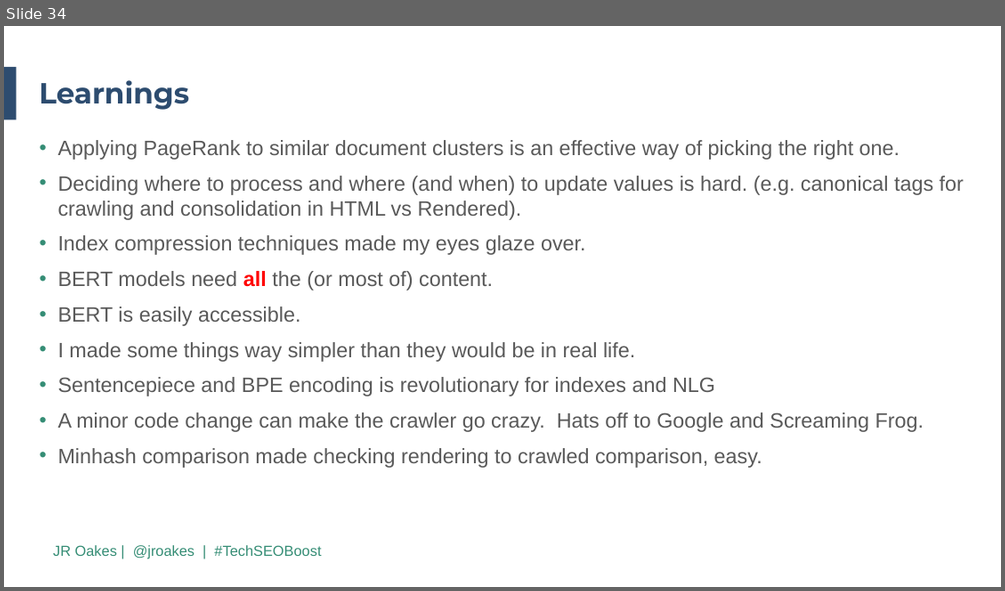
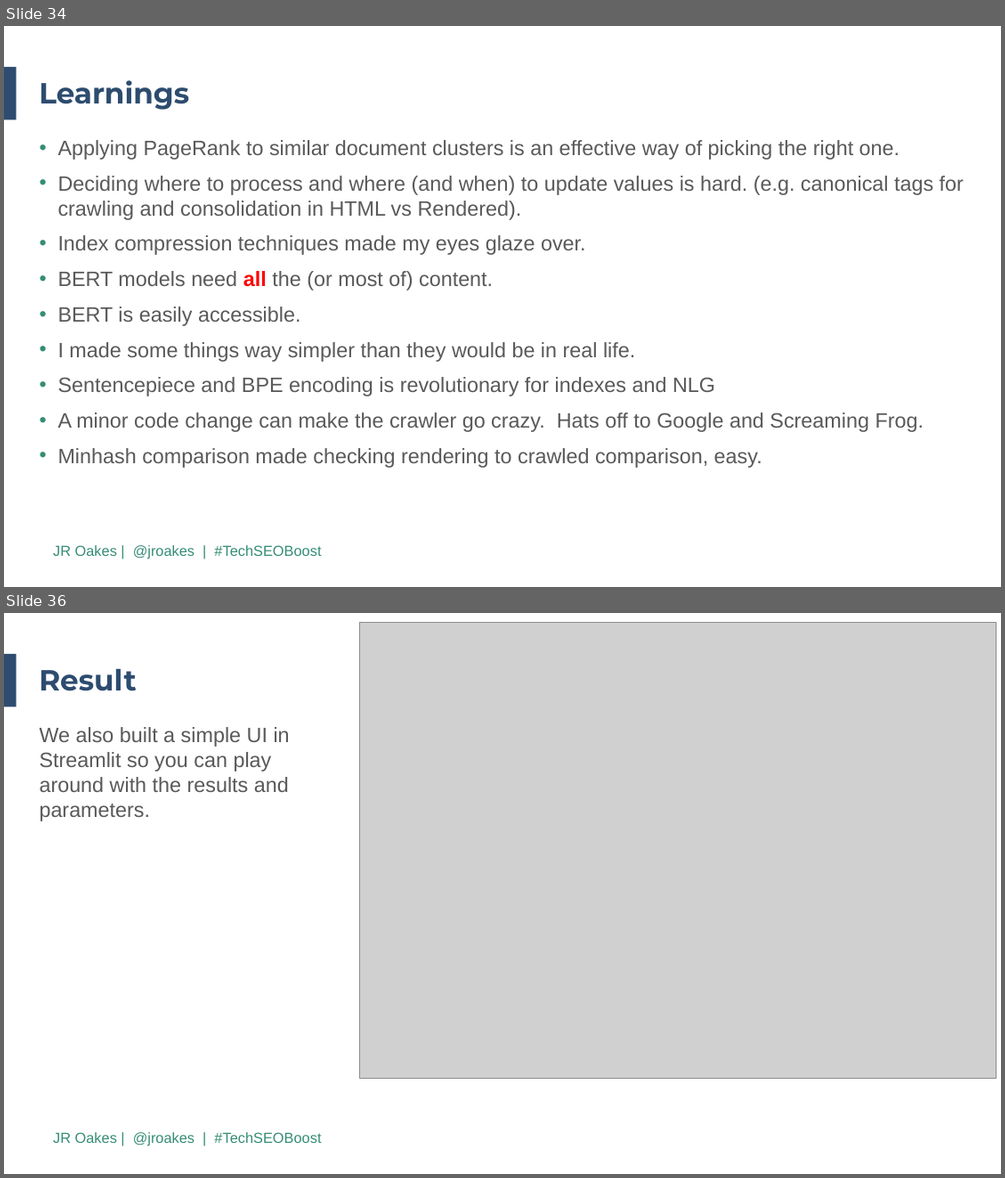
Before and after one commit to jroakes/tech-seo-crawler, a slide deck: etc/2019 TechSEO Boost PPT Template.revJR.pptx. Shown one above the other, each under a label of ours: slide 34 before the commit, slides 34 and 36 after it; the slides between them are not shown. The pictures are 1005x591 and 1005x1178 pixels, drawn with LibreOffice and Linux fonts; fonts in the diff are those of the drawing; grey boxes stand for pictures; background and template pictures are left out. Boxes give left, top, right and bottom in pixels: in the first picture for what was removed or moved away, otherwise in the second. Text is boxed around its words. In the diff, an @@ line names an element or a change of style, - is before the commit and + after.

```diff
--- a/etc/2019 TechSEO Boost PPT Template.revJR.pptx
+++ b/etc/2019 TechSEO Boost PPT Template.revJR.pptx
@@ slide 36 added at bbox=[4, 613, 1001, 1174], background #FFFFFF; not listed: 2 template elements that a slide beside it also shows @@
@@ picture added at bbox=[360, 623, 996, 1078] @@
@@ title added at bbox=[39, 668, 137, 691], 28 pt, text #2D4C6F, bold @@
+Result
@@ text added at bbox=[40, 727, 290, 821], 20 pt, text #595959 @@
+We also built a simple UI in Streamlit so you can play around with the results and parameters.
```
Also in this commit, not shown: 3 slides changed, 2 other slides added, 2 slides removed, 4 other files.
